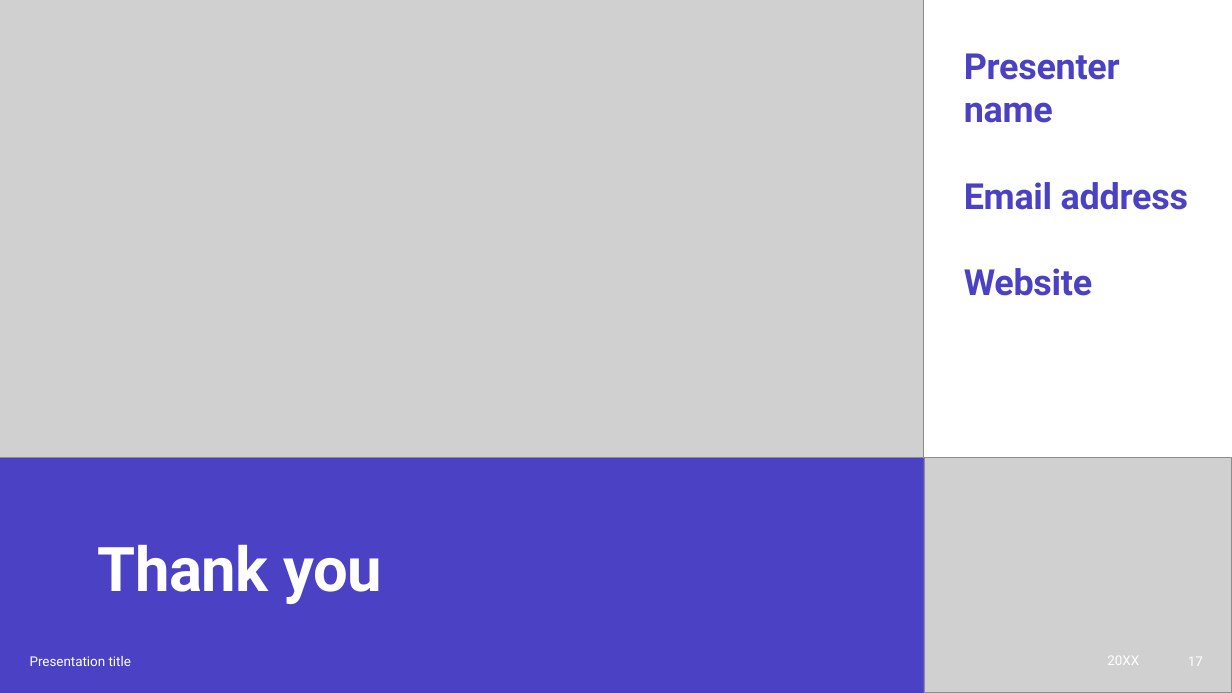
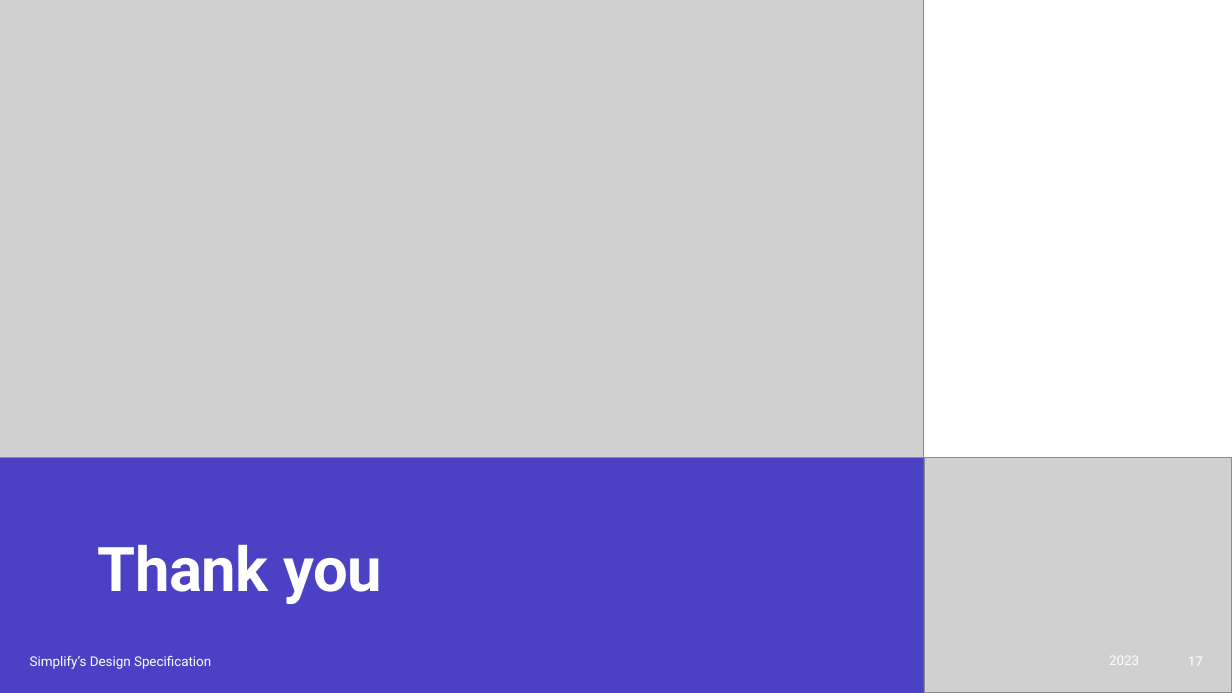
Before and after one commit to praharsh05/ITech-Group, a slide deck: slide 17 of ITech_GP.pptx. Drawn at 1232x693 pixels with LibreOffice and Linux fonts; fonts in the diff are those of the drawing; grey boxes stand for pictures. Boxes give left, top, right and bottom in pixels: in the first picture for what was removed or moved away, otherwise in the second. Text is boxed around its words. In the diff, an @@ line names an element or a change of style, - is before the commit and + after.

Commit message:
some more addition

```diff
--- a/ITech_GP.pptx
+++ b/ITech_GP.pptx
@@ subtitle removed at (964, 53, 1188, 296) @@
-Presenter name
-Email address
-Website
@@ text at (30, 656, 211, 669): text changed @@
-Presentation title
+Simplify’s Design Specification
@@ text at (1109, 656, 1139, 665): text changed @@
-20XX
+2023
```
